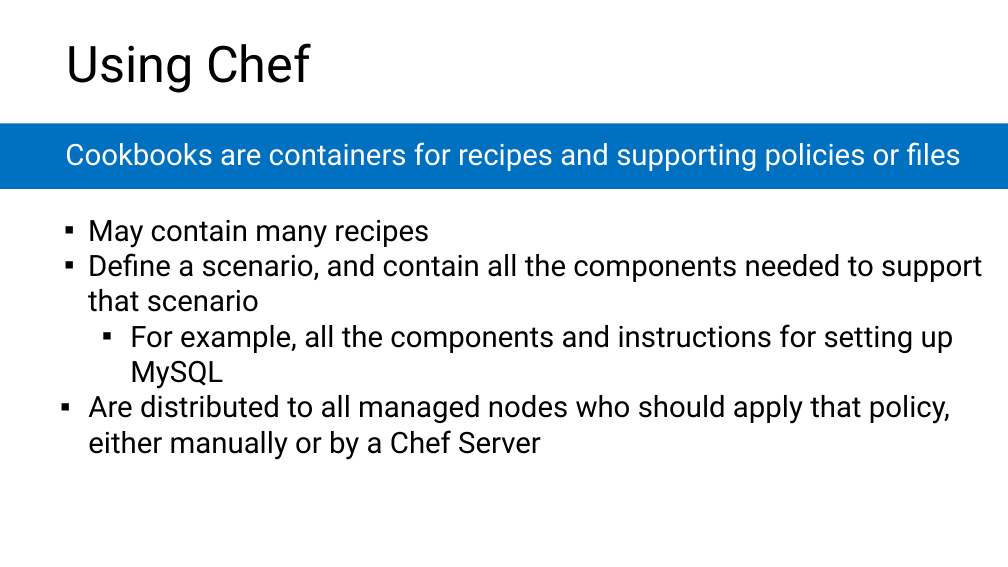
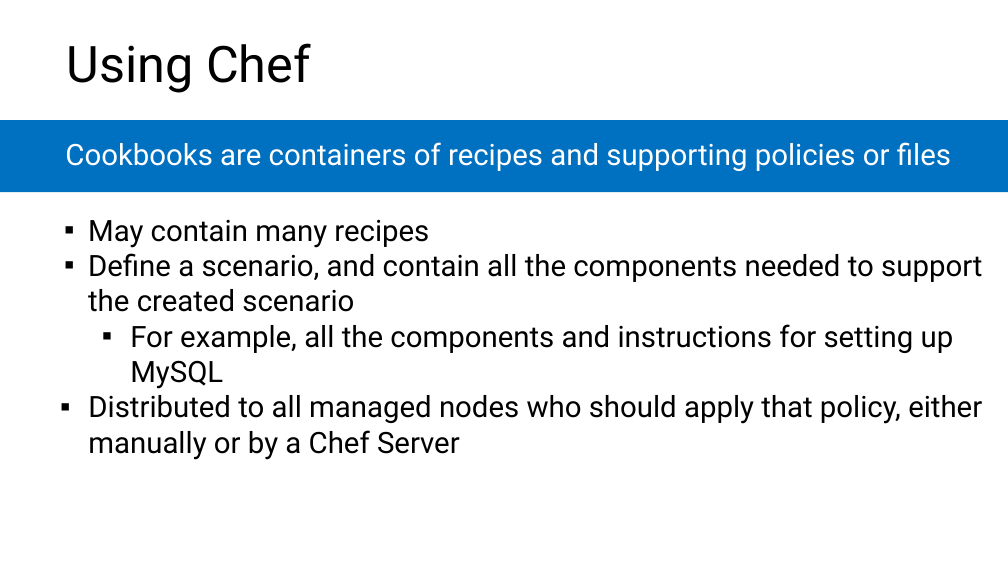
Before and after one commit to microsoft/AcademicContent, a slide deck: slide 26 of Complimentary Course Content/Module7/Lessons/Module7_Lesson3 Introduction to Chef.pptx. Drawn at 1008x567 pixels with LibreOffice and Linux fonts; fonts in the diff are those of the drawing. Boxes give left, top, right and bottom in pixels: in the first picture for what was removed or moved away, otherwise in the second. Text is boxed around its words. In the diff, an @@ line names an element or a change of style, - is before the commit and + after.

```diff
--- a/Complimentary Course Content/Module7/Lessons/Module7_Lesson3 Introduction to Chef.pptx
+++ b/Complimentary Course Content/Module7/Lessons/Module7_Lesson3 Introduction to Chef.pptx
@@ text at bbox=[65, 142, 951, 171]: text changed @@
-Cookbooks are containers for recipes and supporting policies or files
+Cookbooks are containers of recipes and supporting policies or files
@@ text at bbox=[88, 253, 982, 312]: text changed @@
-    ▪ Define a scenario, and contain all the components needed to support that scenario
+    ▪ Define a scenario, and contain all the components needed to support the created scenario
@@ text at bbox=[88, 395, 982, 460]: text changed @@
-    ▪ Are distributed to all managed nodes who should apply that policy, either manually or by a Chef Server
+    ▪ Distributed to all managed nodes who should apply that policy, either manually or by a Chef Server
```
Also in this commit, not shown: 2 other slides changed, 1 other file.
